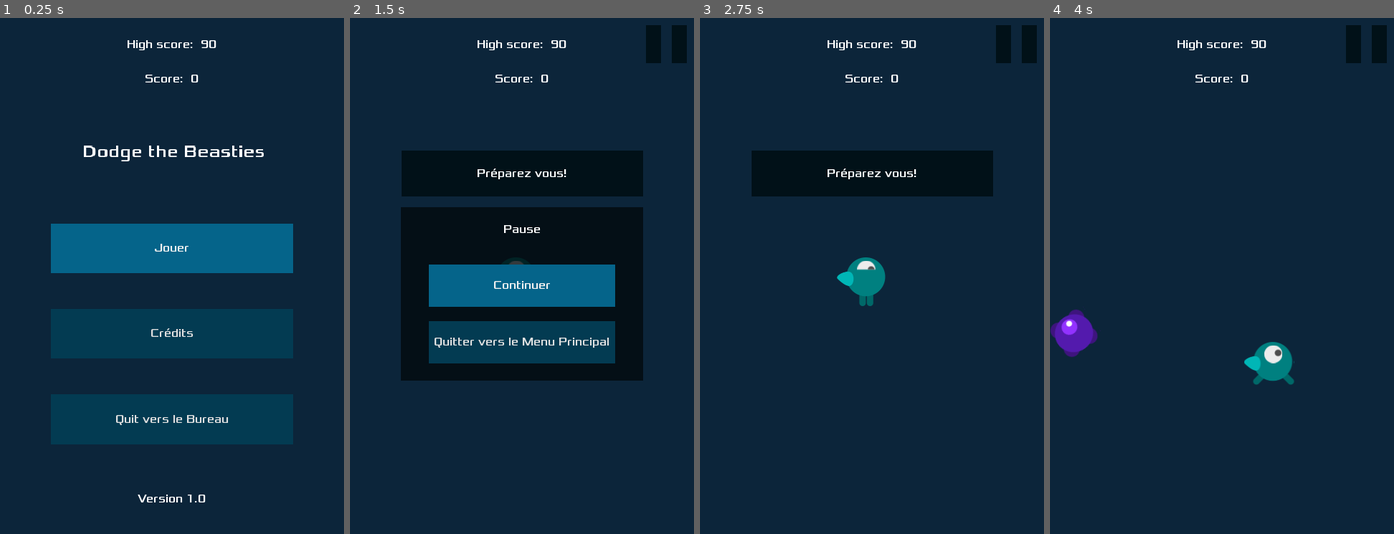
Above: before the commit, frames 1-4 (left to right).
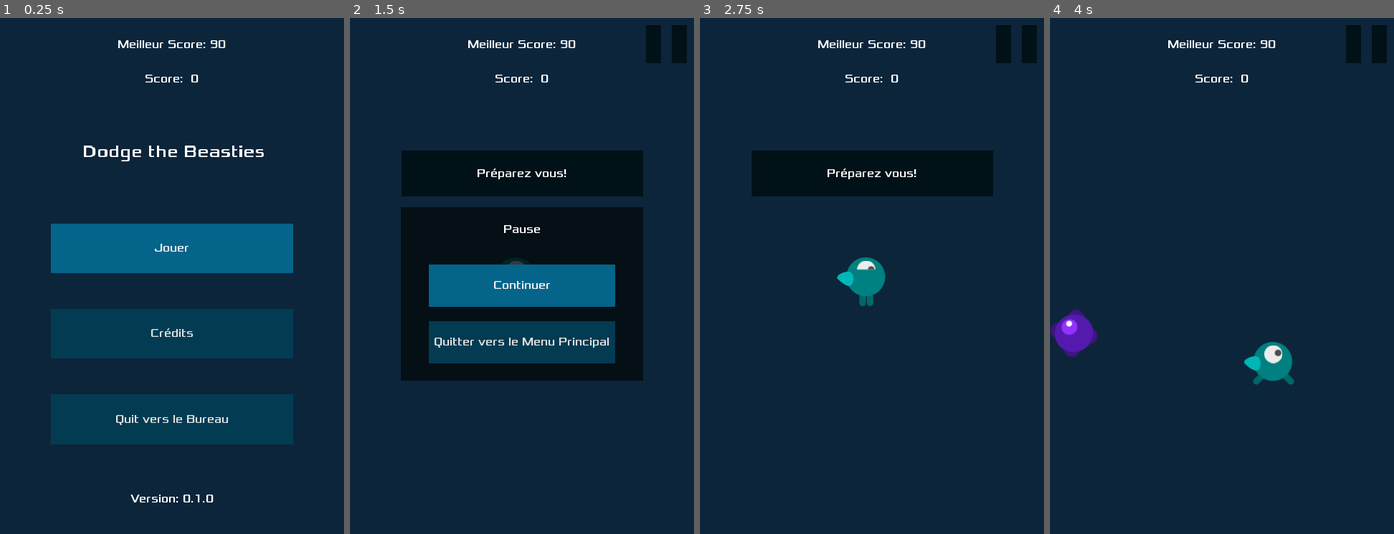
Above: after the commit, the same moments.

Repository: AlixBarreaux/dodge-the-beasties
Game: Godot game, scene res://scenes/Main.tscn
The game is run twice, just before and just after one commit, with the same random seed, the same clock (stepped at 60 frames per second) and the same inputs.
Inputs (mouse positions are in pixels of both pictures, inside the frame that each line leads up to):
- Up to frame 1 (0.25 s): no input
- Up to frame 2 (1.5 s): click "Jouer" at 0.5 s; click (666, 43) at 1.25 s
- Up to frame 3 (2.75 s): click "Continuer" at 2 s
- Up to frame 4 (4 s): tap Enter at 2.75 s; move the mouse to (1297, 250) at 2.77 s; press the mouse at (1297, 250) at 2.78 s; hold D (move_right) 2.78-3.53 s; move the mouse to (1153, 301) at 3.52 s; release the mouse at (1153, 301) at 3.53 s; hold S (move_down) from 3.53 s (still down); click (1153, 301) at 3.6 s

The runs differ from the first frame. In frame 1, 0.4% of the frame differs, in the area x 34-66%, y 4-94%; in frame 2, 0.3%; in frame 3, 0.3%; in frame 4, 0.3%.

Commit message:
Improve translations support in nodes having text

Diff:
--- a/project.godot
+++ b/project.godot
@@ -109,7 +109,7 @@
 config/icon="res://miscellaneous/icon.png"
 config/macos_native_icon="res://Miscellaneous/icon.icns"
 config/windows_native_icon="res://Miscellaneous/icon.ico"
-config/version="1.0"
+config/version="0.1.0"
 
 [audio]
 
--- a/scenes/gui/HUD.tscn
+++ b/scenes/gui/HUD.tscn
@@ -153,9 +153,12 @@
 theme = ExtResource( 2 )
 
 [node name="PlayAgainButton" parent="GameOverMenu/HBoxContainer" index="0"]
+margin_right = 88.0
 disabled = true
 
 [node name="QuitToMainMenuButton" parent="GameOverMenu/HBoxContainer" index="1"]
+margin_left = 118.0
+margin_right = 269.0
 disabled = true
 
 [node name="MessagePanel" type="Panel" parent="."]
--- a/scenes/gui/MainMenu.tscn
+++ b/scenes/gui/MainMenu.tscn
@@ -1,11 +1,13 @@
-[gd_scene load_steps=10 format=2]
+[gd_scene load_steps=12 format=2]
 
 [ext_resource path="res://scripts/gui/main_menu.gd" type="Script" id=1]
 [ext_resource path="res://resources/main_theme.tres" type="Theme" id=2]
 [ext_resource path="res://scenes/gui/RichTextLabelGameName.tscn" type="PackedScene" id=3]
 [ext_resource path="res://assets/fonts/xolonium-regular.ttf" type="DynamicFontData" id=4]
 [ext_resource path="res://scenes/gui/CreditsMenu.tscn" type="PackedScene" id=5]
+[ext_resource path="res://scripts/gui/version_label.gd" type="Script" id=6]
 [ext_resource path="res://scenes/gui/QuitButton.tscn" type="PackedScene" id=7]
+[ext_resource path="res://scenes/gui/VersionLabel.tscn" type="PackedScene" id=8]
 
 [sub_resource type="DynamicFont" id=1]
 size = 23
@@ -152,16 +154,8 @@
 size_flags_vertical = 3
 icon_align = 1
 
-[node name="VersionLabel" type="Label" parent="."]
-anchor_top = 1.0
-anchor_right = 1.0
-anchor_bottom = 1.0
-margin_top = -74.0
-margin_bottom = -24.0
-theme = ExtResource( 2 )
-text = "Version 1.0"
-align = 1
-valign = 1
+[node name="VersionLabel" parent="." instance=ExtResource( 8 )]
+script = ExtResource( 6 )
 
 [node name="AnimationPlayer" type="AnimationPlayer" parent="."]
 anims/Active = SubResource( 5 )
--- /dev/null
+++ b/scenes/gui/VersionLabel.tscn
@@ -0,0 +1,14 @@
+[gd_scene load_steps=2 format=2]
+
+[ext_resource path="res://resources/main_theme.tres" type="Theme" id=1]
+
+[node name="VersionLabel" type="Label"]
+anchor_top = 1.0
+anchor_right = 1.0
+anchor_bottom = 1.0
+margin_top = -74.0
+margin_bottom = -24.0
+theme = ExtResource( 1 )
+text = "Version 1.0"
+align = 1
+valign = 1
--- a/scripts/gui/hud.gd
+++ b/scripts/gui/hud.gd
@@ -44,12 +44,12 @@
 
 
 func update_score(score: int) -> void:
-	score_label.text = "Score:  " + str(score)
+	score_label.text = TranslationServer.tr("Score") + ":  " + str(score)
 	return
 
 
 func update_high_score(high_score: int) -> void:
-	high_score_label.bbcode_text = "[center]High score:  " + str(high_score) + "[/center]"
+	high_score_label.bbcode_text = "[center]" + str(TranslationServer.tr("High Score")) + ": " + str(high_score) + "[/center]"
 	return
 
 
--- /dev/null
+++ b/scripts/gui/version_label.gd
@@ -0,0 +1,14 @@
+extends Label
+
+
+# ----------------------------- DECLARE VARIABLES -----------------------------
+
+# ---------------------------------- RUN CODE ---------------------------------
+
+
+func _ready() -> void:
+	self.text = TranslationServer.tr("Version") + ": " + ProjectSettings.get("application/config/version")
+	return
+
+
+# ----------------------------- DECLARE FUNCTIONS -----------------------------
Binary file changed: translations/fr/gui_translations_fr.mo
Not shown, changed: translations/fr/gui_translations_fr.po
Not shown, changed: translations/gui_translations.pot
